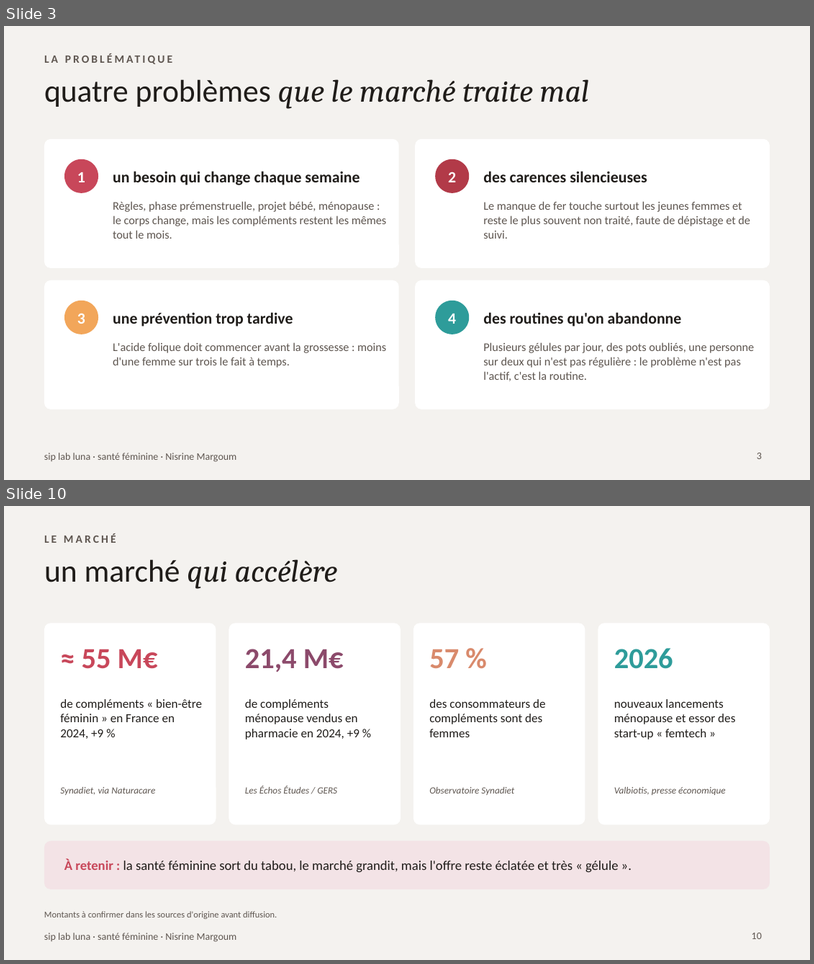
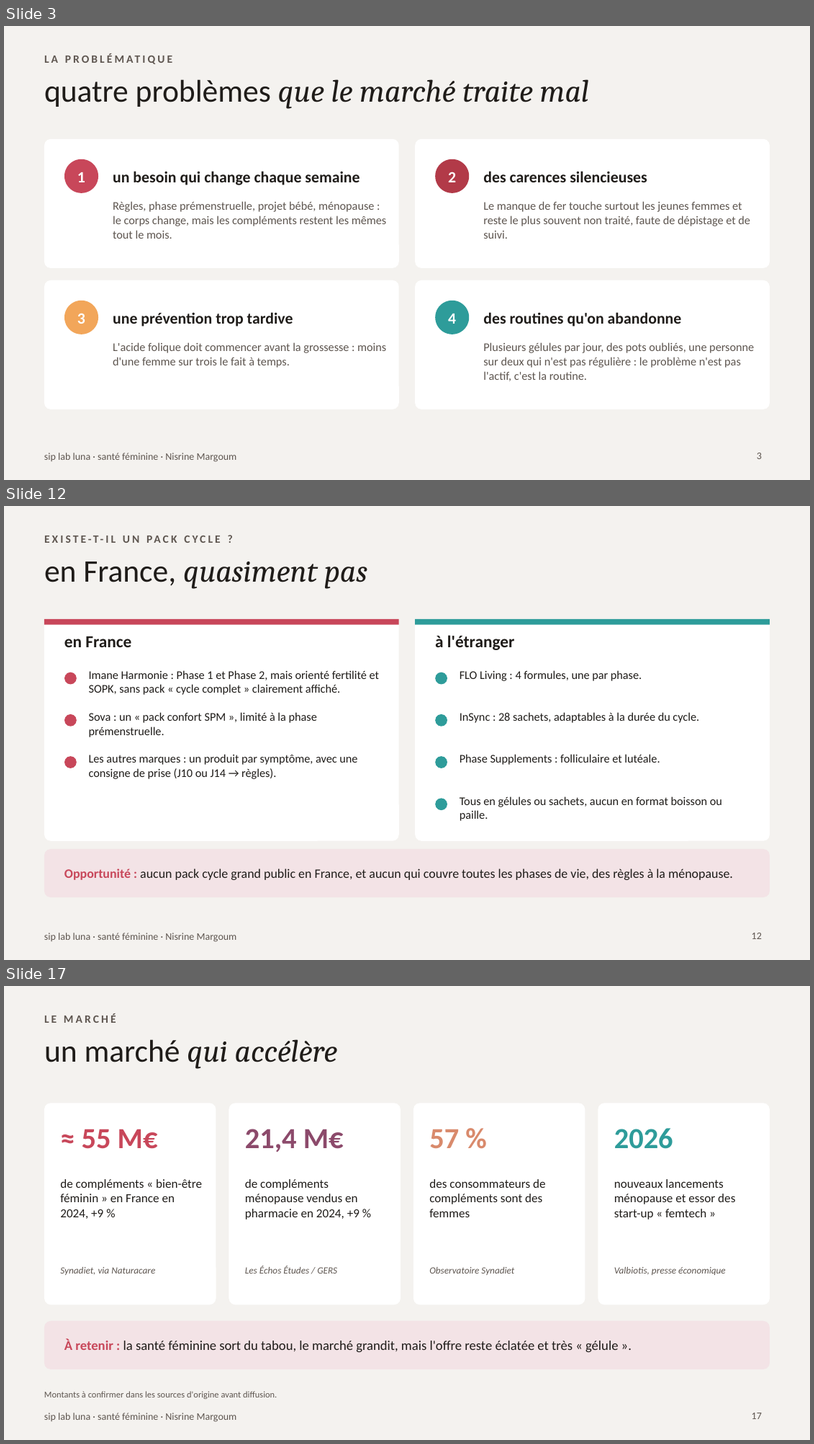
Before and after one commit to nisrine-max/mon-sitee, a slide deck: pitch/siplab-luna-problematique.pptx. Shown one above the other, each under a label of ours: slides 3 and 10 before the commit, slides 3, 12 and 17 after it; the slides between them are not shown. The pictures are 814x964 and 814x1444 pixels, drawn with LibreOffice and Linux fonts; fonts in the diff are those of the drawing. Boxes give left, top, right and bottom in pixels: in the first picture for what was removed or moved away, otherwise in the second. Text is boxed around its words. In the diff, an @@ line names an element or a change of style, - is before the commit and + after.

```diff
--- a/pitch/siplab-luna-problematique.pptx
+++ b/pitch/siplab-luna-problematique.pptx
@@ slide 12 added at [4,506,810,960], background #F4F2EF; not listed: 1 template element that a slide beside it also shows @@
@@ text added at [73,536,79,543], 10 pt, text #5E5650, bold @@
+EXISTE-T-IL UN PACK CYCLE ?
@@ title added at [44,561,368,589], 28 pt, text #1F1C19, italic @@
+en France, quasiment pas
@@ rounded rectangle added at [44,619,399,841], fill #FFFFFF @@
@@ rectangle added at [44,619,399,625], fill #C8475A @@
@@ rounded rectangle added at [415,619,770,841], fill #FFFFFF @@
@@ rectangle added at [415,619,770,625], fill #2E9C9A @@
@@ text added at [435,635,514,650], 15 pt, text #1F1C19, bold @@
+à l'étranger
@@ text added at [64,636,131,647], 15 pt, text #1F1C19, bold @@
+en France
@@ ellipse added at [64,672,77,685], fill #C8475A @@
@@ text added at [89,670,379,695], 10.5 pt, text #1F1C19 @@
+Imane Harmonie : Phase 1 et Phase 2, mais orienté fertilité et SOPK, sans pack « cycle complet » clairement affiché.
@@ ellipse added at [435,672,448,685], fill #2E9C9A @@
@@ text added at [460,670,642,681], 10.5 pt, text #1F1C19 @@
+FLO Living : 4 formules, une par phase.
@@ ellipse added at [64,714,77,726], fill #C8475A @@
@@ text added at [89,712,317,737], 10.5 pt, text #1F1C19 @@
+Sova : un « pack confort SPM », limité à la phase prémenstruelle.
@@ ellipse added at [435,714,448,726], fill #2E9C9A @@
@@ text added at [460,712,700,723], 10.5 pt, text #1F1C19 @@
+InSync : 28 sachets, adaptables à la durée du cycle.
@@ ellipse added at [64,756,77,768], fill #C8475A @@
@@ text added at [89,754,358,779], 10.5 pt, text #1F1C19 @@
+Les autres marques : un produit par symptôme, avec une consigne de prise (J10 ou J14 → règles).
@@ ellipse added at [435,756,448,768], fill #2E9C9A @@
@@ text added at [460,754,660,764], 10.5 pt, text #1F1C19 @@
+Phase Supplements : folliculaire et lutéale.
@@ ellipse added at [435,798,448,810], fill #2E9C9A @@
@@ text added at [460,796,723,821], 10.5 pt, text #1F1C19 @@
+Tous en gélules ou sachets, aucun en format boisson ou paille.
@@ rounded rectangle added at [44,849,770,897], fill #F3E3E6 @@
@@ text added at [64,868,733,880], 11.5 pt, text #1F1C19 @@
+Opportunité : aucun pack cycle grand public en France, et aucun qui couvre toutes les phases de vie, des règles à la ménopause.
@@ page number added at [752,932,762,939], 9 pt, text #5E5650 @@
+12
@@ what was slide 10 is now slide 17 @@
@@ page number at [752,1412,762,1419]: text changed @@
-10
+17
```
Also in this commit, not shown: 5 slides changed, 7 other slides added, 1 slide removed.
